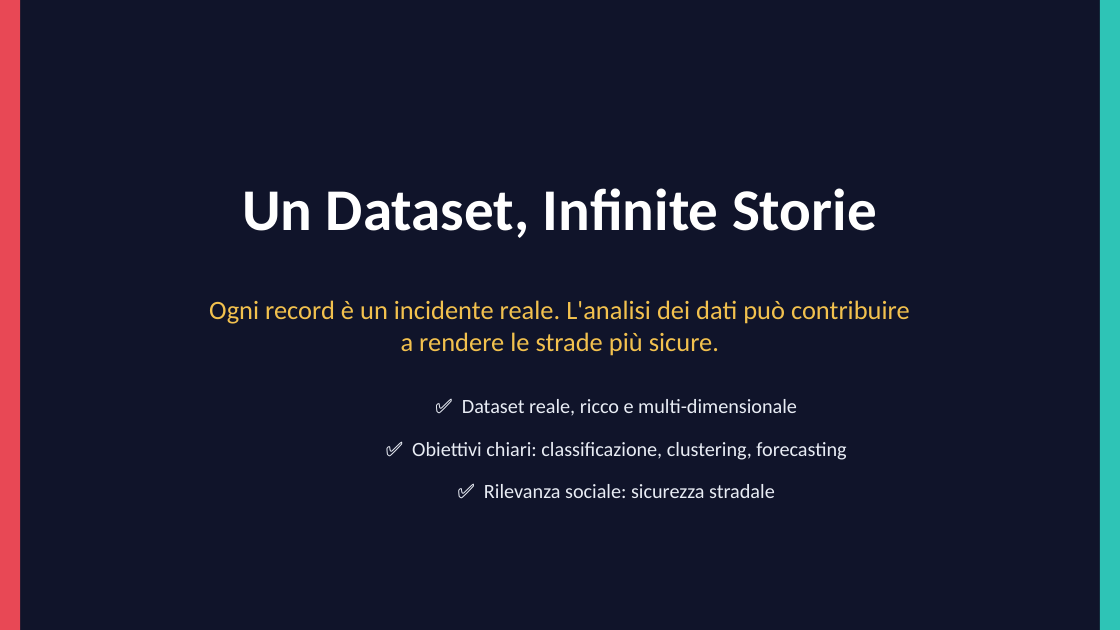
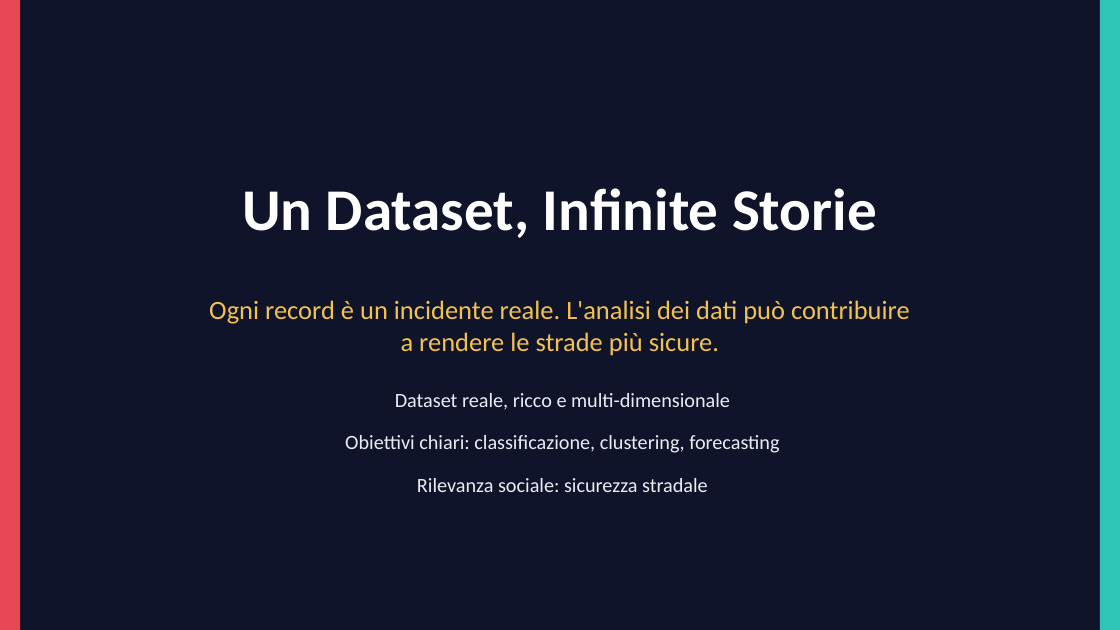
Before and after one commit to pezzandre/dataScience1, a slide deck: slide 7 of incidenti_datascience.pptx (slide 5 before the commit). Drawn at 1120x630 pixels with LibreOffice and Linux fonts; fonts in the diff are those of the drawing. Boxes give left, top, right and bottom in pixels: in the first picture for what was removed or moved away, otherwise in the second. Text is boxed around its words. In the diff, an @@ line names an element or a change of style, - is before the commit and + after.

```diff
--- a/incidenti_datascience.pptx
+++ b/incidenti_datascience.pptx
@@ text at (395, 393, 730, 410): text changed @@
-✅ Dataset reale, ricco e multi-dimensionale
+Dataset reale, ricco e multi-dimensionale
@@ text at (345, 435, 779, 453): text changed @@
-✅ Obiettivi chiari: classificazione, clustering, forecasting
+Obiettivi chiari: classificazione, clustering, forecasting
@@ text at (417, 478, 708, 492): text changed @@
-✅ Rilevanza sociale: sicurezza stradale
+Rilevanza sociale: sicurezza stradale
```
Also in this commit, not shown: 4 other slides changed, 2 slides added, 1 other file.
